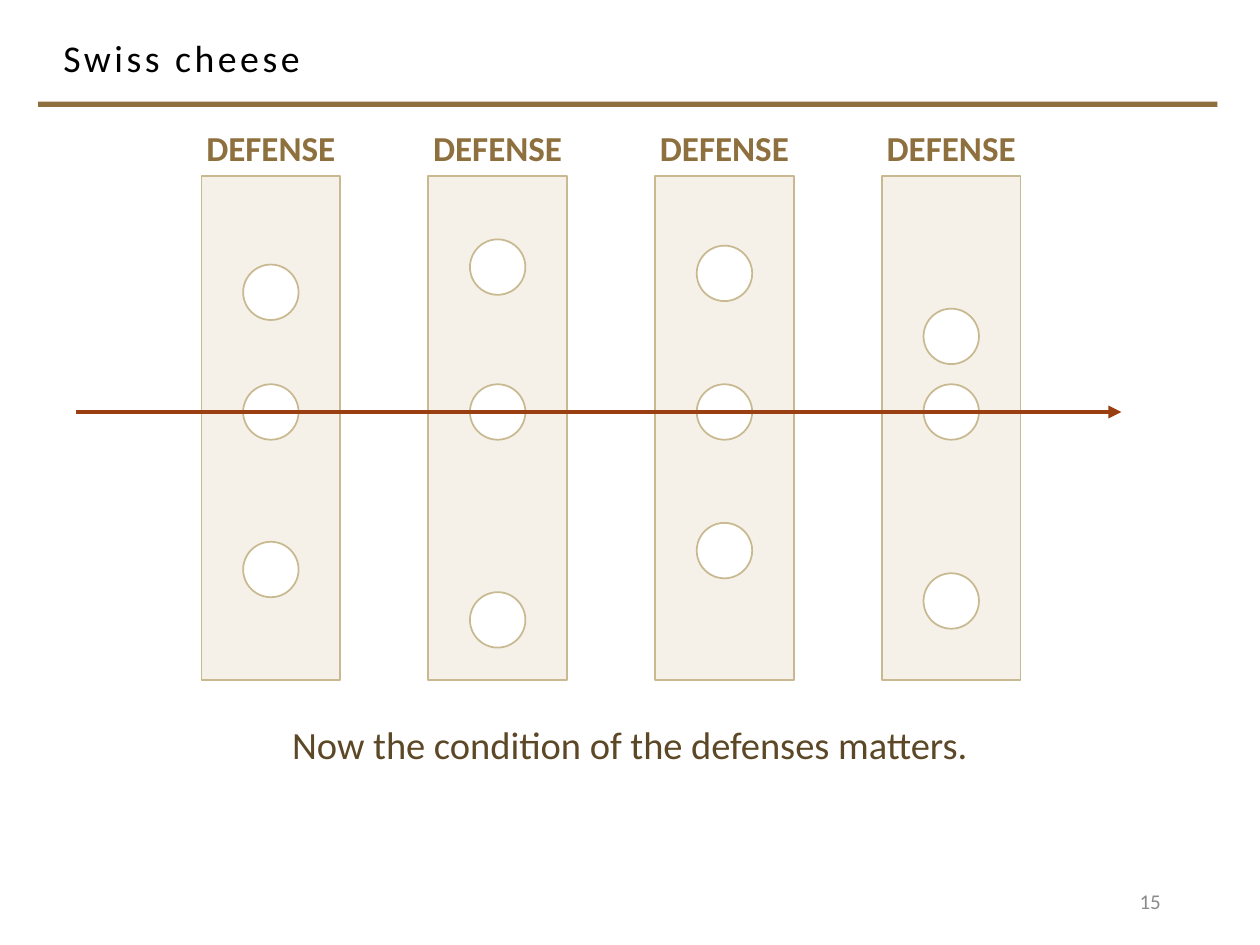
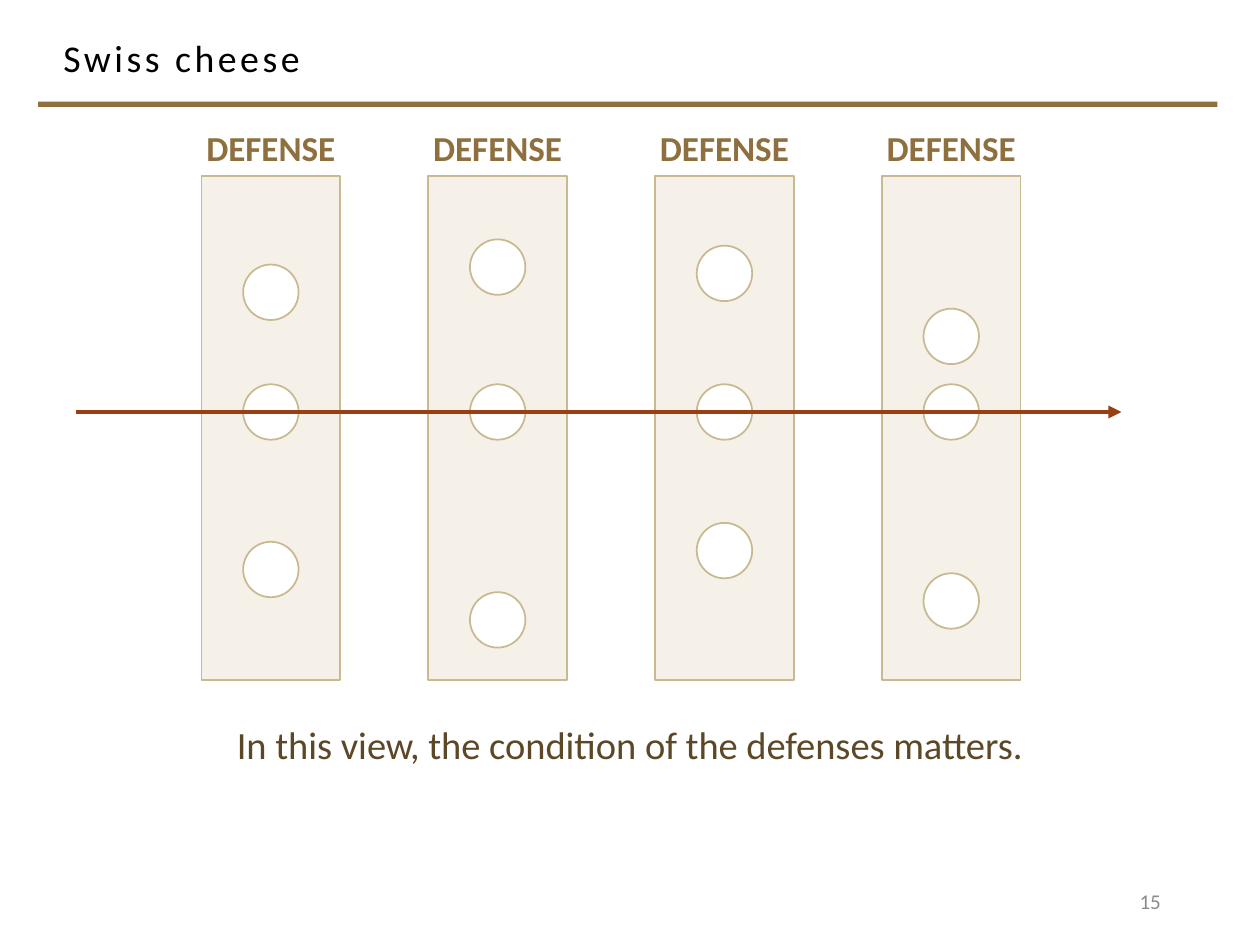
Before and after one commit to davisjam/model-based-agentic-software-engineering, a slide deck: slide 15 of course/lectures/act-2-delegation-and-control/04-failure-aware-engineering/2-4-Failure-Aware-Engineering.pptx. Drawn at 1260x945 pixels with LibreOffice and Linux fonts; fonts in the diff are those of the drawing; background and template pictures are left out. Boxes give left, top, right and bottom in pixels: in the first picture for what was removed or moved away, otherwise in the second. Text is boxed around its words. In the diff, an @@ line names an element or a change of style, - is before the commit and + after.

```diff
--- a/course/lectures/act-2-delegation-and-control/04-failure-aware-engineering/2-4-Failure-Aware-Engineering.pptx
+++ b/course/lectures/act-2-delegation-and-control/04-failure-aware-engineering/2-4-Failure-Aware-Engineering.pptx
@@ text at <box>237,732,1022,764</box>: text changed @@
-Now the condition of the defenses matters.
+In this view, the condition of the defenses matters.
```
Also in this commit, not shown: 6 other slides changed, 1 slide added, 8 slides removed.
